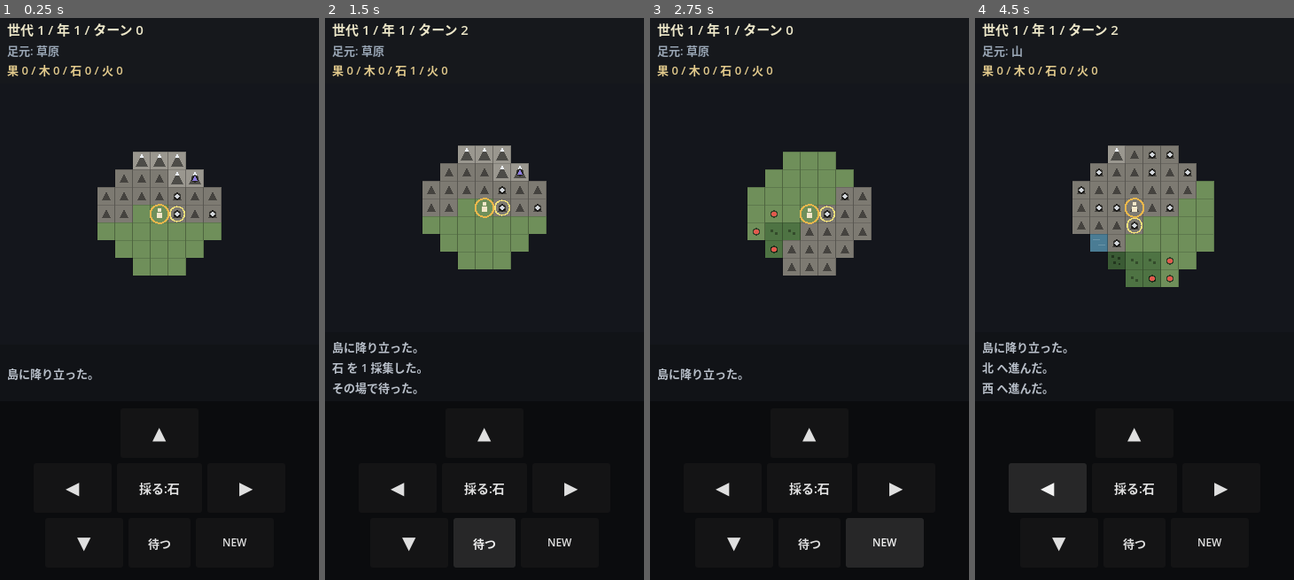
Above: before the commit, frames 1-4 (left to right).
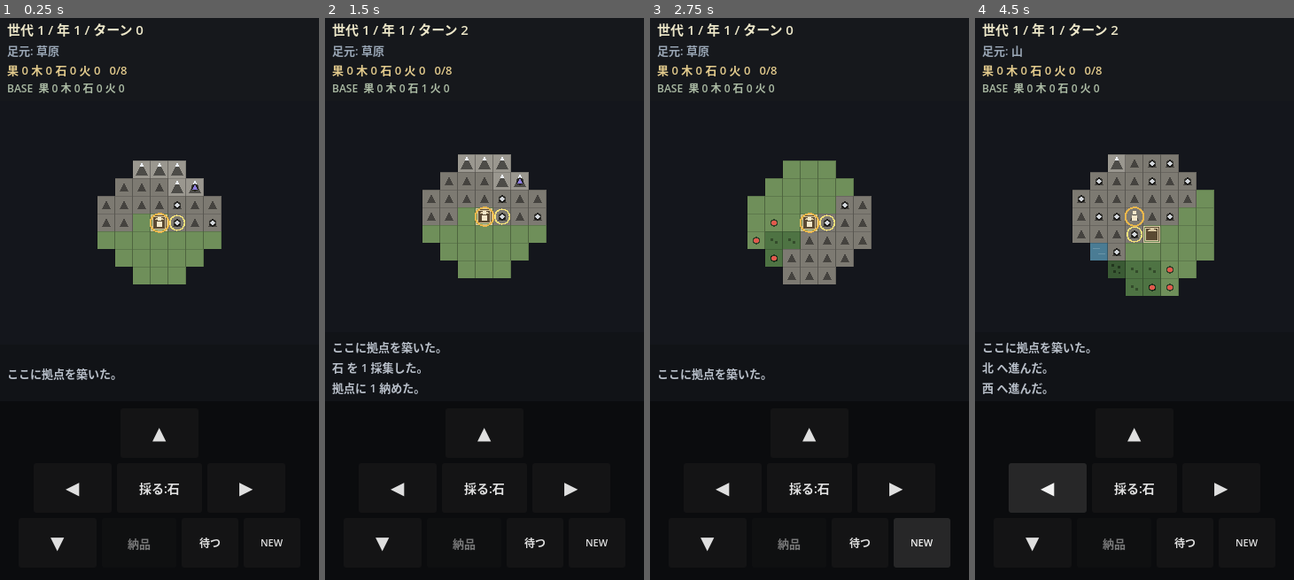
Above: after the commit, the same moments.

Repository: oraganohatake-bot/ancestors-game
Game: Godot game, scene res://scenes/Main.tscn
Two runs of this game, one before a commit and one after it. Both use one fixed random seed, a clock stepped at 60 frames per second and the inputs below.
Inputs (mouse positions are in pixels of both pictures, inside the frame that each line leads up to):
- Up to frame 1 (0.25 s): no input
- Up to frame 2 (1.5 s): click "採る:石" at 0.5 s; click (465, 540) at 1.25 s, where only the run after the commit has a clickable "納品:1"
- Up to frame 3 (2.75 s): click "NEW" at 2 s
- Up to frame 4 (4.5 s): click "NEW" at 2.75 s; click "▲" at 3.5 s; click "◀" at 4.25 s

The runs differ from the first frame. In frame 1, 4.2% of the frame differs, in the area x 2-89%, y 8-95%; in frame 2, 4.7%; in frame 3, 4.8%; in frame 4, 5.0%.

Commit message:
Add Godot Phase 2B: BASE, deposit, carry capacity
探索 → 採集 → BASEへ戻る → 納品 → 再探索 の往復ループを成立させる。
CAMP・人口・労働者・集落資源圧・regrow はまだ入れない。

- SettlementSystem: 拠点と備蓄。Phase 2B では BASE 1件だが、最初から
  { type, position, storage } の配列で持ち、Phase 2C で CAMP を append
  するだけで済む形にした。備蓄は Main.gd ではなく拠点データ側が持つ
- BASE: 新規ゲームの開始地点をそのまま拠点にする。往復の起点になる
- 所持上限 CARRY_CAPACITY=8 (種別ではなく総個数)。満杯では採集不可・
  ボタンは「満杯」で無効化し、空振りでターンを消費しない
- 納品: BASE 上かつ所持品ありのときだけ成功し、全量を備蓄へ移して1ターン
  消費する。拠点外/手ぶらの空振りではターンを消費しない
- 表示: 拠点は二重枠+屋根の記号 (プレイヤーが上に立っても外周が見える)。
  HUD にインベントリ "果 3 木 2 石 2 火 1  8/8" と BASE 備蓄の1行を追加
- 操作: 「納品」ボタン + Q キー
- PlayerController: place_at() が霧を消していたのをやめ、reset_fog() に分離。
  「プレイヤーを置く」と「新規ゲームで霧をリセット」は別の操作なので、
  移動系の用途で place_at を呼ぶと探索記憶が消える事故を防ぐ

HTML 版は引き続き未変更。

Co-Authored-By: Claude Opus 4.8 <noreply@anthropic.com>

Diff:
--- a/godot/project.godot
+++ b/godot/project.godot
@@ -58,6 +58,11 @@
 "events": [Object(InputEventKey,"resource_local_to_scene":false,"resource_name":"","device":-1,"window_id":0,"alt_press …(190 unchanged characters)…
 ]
 }
+deposit={
+"deadzone": 0.2,
+"events": [Object(InputEventKey,"resource_local_to_scene":false,"resource_name":"","device":-1,"window_id":0,"alt_pressed":false,"shift_pressed":false,"ctrl_pressed":false,"meta_pressed":false,"pressed":false,"keycode":81,"physical_keycode":0,"key_label":0,"unicode":0,"location":0,"echo":false,"script":null)
+]
+}
 wait_turn={
 "deadzone": 0.2,
 "events": [Object(InputEventKey,"resource_local_to_scene":false,"resource_name":"","device":-1,"window_id":0,"alt_press …(190 unchanged characters)…
--- a/godot/scenes/Main.tscn
+++ b/godot/scenes/Main.tscn
@@ -66,6 +66,13 @@
 theme_override_colors/font_color = Color(0.886, 0.792, 0.549, 1)
 theme_override_font_sizes/font_size = 13
 text = "果 0 / 木 0 / 石 0 / 火 0"
+
+[node name="StorageLabel" type="Label" parent="Root/TopHud/HudRows"]
+unique_name_in_owner = true
+layout_mode = 2
+theme_override_colors/font_color = Color(0.667, 0.729, 0.639, 1)
+theme_override_font_sizes/font_size = 12
+text = "BASE  果 0 木 0 石 0 火 0"
 
 [node name="MapFrame" type="PanelContainer" parent="Root"]
 unique_name_in_owner = true
@@ -163,16 +170,23 @@
 theme_override_font_sizes/font_size = 20
 text = "▼"
 
+[node name="BtnDeposit" type="Button" parent="Root/Controls/Pad/RowDown"]
+unique_name_in_owner = true
+custom_minimum_size = Vector2(84, 56)
+layout_mode = 2
+theme_override_font_sizes/font_size = 13
+text = "納品"
+
 [node name="BtnWait" type="Button" parent="Root/Controls/Pad/RowDown"]
 unique_name_in_owner = true
-custom_minimum_size = Vector2(70, 56)
+custom_minimum_size = Vector2(64, 56)
 layout_mode = 2
-theme_override_font_sizes/font_size = 13
+theme_override_font_sizes/font_size = 12
 text = "待つ"
 
 [node name="BtnNewGame" type="Button" parent="Root/Controls/Pad/RowDown"]
 unique_name_in_owner = true
-custom_minimum_size = Vector2(88, 56)
+custom_minimum_size = Vector2(64, 56)
 layout_mode = 2
-theme_override_font_sizes/font_size = 12
+theme_override_font_sizes/font_size = 11
 text = "NEW"
--- a/godot/scripts/Main.gd
+++ b/godot/scripts/Main.gd
@@ -26,6 +26,7 @@
 var turn_system := TurnSystem.new()
 var player := PlayerController.new()
 var resources := ResourceSystem.new()
+var settlements := SettlementSystem.new()
 
 var tiles: Array = []
 var log_lines: Array[String] = []
@@ -35,8 +36,10 @@
 @onready var status_label: Label = %StatusLabel
 @onready var terrain_label: Label = %TerrainLabel
 @onready var inventory_label: Label = %InventoryLabel
+@onready var storage_label: Label = %StorageLabel
 @onready var log_label: Label = %LogLabel
 @onready var btn_gather: Button = %BtnGather
+@onready var btn_deposit: Button = %BtnDeposit
 
 func _ready() -> void:
 	# 方向ボタン: 押しっぱなしでの連打は Phase 1 では不要 (1タップ1マス)
@@ -46,6 +49,7 @@
 	%BtnRight.pressed.connect(_on_move_pressed.bind("right"))
 	%BtnWait.pressed.connect(_on_wait_pressed)
 	%BtnGather.pressed.connect(_on_gather_pressed)
+	%BtnDeposit.pressed.connect(_on_deposit_pressed)
 	%BtnNewGame.pressed.connect(new_game)
 	# SubViewportContainer.stretch = true なので SubViewport は
 	# コンテナサイズに自動追従する (端末ごとの縦横比はここで吸収される)。
@@ -58,11 +62,16 @@
 	resources.generate(tiles, seed_value)
 	resources.reset_inventory()
 	turn_system.reset()
-	player.place_at(map_gen.find_spawn(tiles))
+	# 開始地点をそのまま BASE にする。ここが往復の起点になる。
+	var spawn := map_gen.find_spawn(tiles)
+	settlements.reset()
+	settlements.create_base(spawn)
+	player.reset_fog()
+	player.place_at(spawn)
 	player.reveal(tiles)
 	log_lines.clear()
-	_add_log("島に降り立った。")
-	map_view.setup(tiles, player, resources)
+	_add_log("ここに拠点を築いた。")
+	map_view.setup(tiles, player, resources, settlements)
 	_refresh()
 
 # ── 入力 ─────────────────────────────────────────────────────────
@@ -77,6 +86,9 @@
 	if event.is_action_pressed("gather"):
 		_on_gather_pressed()
 		get_viewport().set_input_as_handled()
+	elif event.is_action_pressed("deposit"):
+		_on_deposit_pressed()
+		get_viewport().set_input_as_handled()
 	elif event.is_action_pressed("wait_turn"):
 		_on_wait_pressed()
 		get_viewport().set_input_as_handled()
@@ -100,6 +112,11 @@
 ## 採集。足元→隣接の順に探し、見つかればターンを消費する。
 ## 何も無ければターンは進めない (空振りでターンを損しない)。
 func _on_gather_pressed() -> void:
+	# 上限チェックを先に行う。持てないのにターンだけ減るのを防ぐ。
+	if resources.is_full():
+		_add_log("持ちきれない。拠点へ戻ろう。")
+		_refresh()
+		return
 	var target = resources.find_gather_target(player.grid_x, player.grid_y)
 	if target == null:
 		_add_log("近くに採集できるものがない。")
@@ -115,6 +132,25 @@
 	_add_log("%s を %d 採集した。" % [label, got["amount"]])
 	if got["depleted"]:
 		_add_log("ここは採り尽くした。")
+	if resources.is_full():
+		_add_log("もう持てない。")
+	_refresh()
+
+## 納品。BASE の上にいて、かつ所持品がある場合のみ成功しターンを消費する。
+func _on_deposit_pressed() -> void:
+	var settlement := settlements.settlement_at(player.grid_x, player.grid_y)
+	if settlement.is_empty():
+		_add_log("ここは拠点ではない。")
+		_refresh()
+		return
+	if resources.carried_total() <= 0:
+		_add_log("納めるものがない。")
+		_refresh()
+		return
+	var taken := resources.take_all()
+	var total := settlements.deposit(settlement, taken)
+	turn_system.advance_turn()
+	_add_log("拠点に %d 納めた。" % total)
 	_refresh()
 
 func _on_wait_pressed() -> void:
@@ -130,6 +166,7 @@
 	map_view.gather_target = target
 	map_view.queue_redraw()
 	_update_gather_button(target)
+	_update_deposit_button()
 	# プレイヤー中心カメラ (マップは画面に収まらないのでスクロールさせる)
 	map_camera.position = Vector2(
 		player.grid_x * MapView.TILE_PX + MapView.TILE_PX * 0.5,
@@ -137,11 +174,16 @@
 	status_label.text = turn_system.status_text()
 	terrain_label.text = "足元: %s" % _terrain_name(tiles[player.grid_y][player.grid_x])
 	inventory_label.text = resources.inventory_text()
+	storage_label.text = settlements.storage_text(settlements.get_base())
 	log_label.text = "\n".join(log_lines)
 
 ## 採れるものが無いときはボタンを無効化する。
 ## 「押せるのに何も起きない」を無くしてスマホでの空タップを減らす。
 func _update_gather_button(target) -> void:
+	if resources.is_full():
+		btn_gather.disabled = true
+		btn_gather.text = "満杯"
+		return
 	if target == null:
 		btn_gather.disabled = true
 		btn_gather.text = "採る"
@@ -150,6 +192,14 @@
 	var node := resources.node_at(target.x, target.y)
 	var type: String = node.get("type", "")
 	btn_gather.text = "採る:%s" % ResourceSystem.SHORT_LABELS.get(type, "?")
+
+## 納品ボタン: BASE 上かつ所持品ありのときだけ押せる。
+func _update_deposit_button() -> void:
+	var on_base := settlements.has_settlement_at(player.grid_x, player.grid_y)
+	var carrying := resources.carried_total()
+	var can_deposit := on_base and carrying > 0
+	btn_deposit.disabled = not can_deposit
+	btn_deposit.text = "納品:%d" % carrying if can_deposit else "納品"
 
 func _add_log(line: String) -> void:
 	log_lines.append(line)
--- a/godot/scripts/MapView.gd
+++ b/godot/scripts/MapView.gd
@@ -39,16 +39,21 @@
 	ResourceSystem.FLINT: Color("8d7ce0"),
 }
 const COLOR_TARGET_RING := Color("f5e27a")  # 採集できる資源の強調
+const COLOR_BASE := Color("d9c9a3")         # 拠点の枠 (地形より明るく)
+const COLOR_BASE_FILL := Color("5a4a33")    # 拠点の土台
 
 var tiles: Array = []
 var player: PlayerController = null
 var resources: ResourceSystem = null
+var settlements: SettlementSystem = null
 var gather_target = null                    # Vector2i or null
 
-func setup(p_tiles: Array, p_player: PlayerController, p_resources: ResourceSystem) -> void:
+func setup(p_tiles: Array, p_player: PlayerController, p_resources: ResourceSystem,
+		p_settlements: SettlementSystem) -> void:
 	tiles = p_tiles
 	player = p_player
 	resources = p_resources
+	settlements = p_settlements
 	queue_redraw()
 
 func _draw() -> void:
@@ -70,6 +75,7 @@
 			_draw_resource(x, y)
 			draw_rect(r, COLOR_GRID, false, 1.0)
 
+	_draw_settlements()
 	_draw_gather_target()
 	_draw_player()
 
@@ -144,6 +150,29 @@
 				Vector2(cx, cy - 3.5), Vector2(cx + 3, cy + 2.5),
 				Vector2(cx - 3, cy + 2.5)]), col)
 
+## 拠点 (BASE)。小屋を思わせる「四角 + 屋根」の記号で描く。
+## プレイヤーと重なっても分かるよう、タイル全体の枠として描き、
+## プレイヤーより先に (下に) 置く。
+func _draw_settlements() -> void:
+	if settlements == null:
+		return
+	for s in settlements.settlements:
+		var p: Vector2i = s["position"]
+		if not player.is_explored(p.x, p.y):
+			continue
+		var ox := p.x * TILE_PX
+		var oy := p.y * TILE_PX
+		# 土台: タイルを塗り替えて「ここは拠点」と分かるようにする
+		draw_rect(Rect2(ox + 2, oy + 2, TILE_PX - 4, TILE_PX - 4), COLOR_BASE_FILL, true)
+		# 外枠の二重線 (プレイヤーが上に立っても外周は見える)
+		draw_rect(Rect2(ox + 1, oy + 1, TILE_PX - 2, TILE_PX - 2), COLOR_BASE, false, 1.0)
+		draw_rect(Rect2(ox + 3, oy + 3, TILE_PX - 6, TILE_PX - 6), COLOR_BASE, false, 1.0)
+		# 屋根: 上辺の三角
+		draw_colored_polygon(PackedVector2Array([
+			Vector2(ox + TILE_PX * 0.5, oy + 2),
+			Vector2(ox + TILE_PX - 4, oy + 7),
+			Vector2(ox + 4, oy + 7)]), COLOR_BASE)
+
 ## 今まさに採れる資源を囲む。「採集ボタンが何に効くか」を迷わせない。
 func _draw_gather_target() -> void:
 	if gather_target == null:
--- a/godot/scripts/PlayerController.gd
+++ b/godot/scripts/PlayerController.gd
@@ -17,9 +17,14 @@
 ## 探索済みタイル。キー "x,y" → true。将来のセーブに載せやすい素の辞書で持つ。
 var explored: Dictionary = {}
 
+## プレイヤーを指定タイルへ置く。探索済みの記憶は消さない。
+## (新規ゲームで霧をリセットしたい場合は reset_fog() を別途呼ぶ)
 func place_at(pos: Vector2i) -> void:
 	grid_x = pos.x
 	grid_y = pos.y
+
+## 探索済みの記憶を消す。新規ゲーム開始時のみ使う。
+func reset_fog() -> void:
 	explored.clear()
 
 ## 指定方向へ移動できるか。マップ外と海はブロックする。
--- a/godot/scripts/ResourceSystem.gd
+++ b/godot/scripts/ResourceSystem.gd
@@ -52,6 +52,10 @@
 }
 
 const GATHER_AMOUNT := 1                 # 1回の採集で得られる量 (Canvas版 gatherAmount)
+
+## プレイヤーの所持上限。資源種別ごとではなく「総個数」で判定する。
+## これがあることで BASE へ戻る動機が生まれる (Phase 2B の要)。
+const CARRY_CAPACITY := 8
 
 ## 資源ノード。キー "x,y" → { type, remaining, max_remaining, regrow_timer }
 var nodes: Dictionary = {}
@@ -136,8 +140,29 @@
 			return Vector2i(x, y)
 	return null
 
+## 所持している総個数。
+func carried_total() -> int:
+	var total := 0
+	for r in ORDER:
+		total += inventory.get(r, 0)
+	return total
+
+func is_full() -> bool:
+	return carried_total() >= CARRY_CAPACITY
+
+## 所持品を全て取り出して空にする。納品で使う。
+func take_all() -> Dictionary:
+	var taken := {}
+	for r in ORDER:
+		taken[r] = inventory.get(r, 0)
+	reset_inventory()
+	return taken
+
 ## 採集する。成功したら { type, amount, depleted } を返す。失敗なら空辞書。
+## 所持上限に達している場合は採集しない (呼び出し側でターンを消費させない)。
 func gather(x: int, y: int) -> Dictionary:
+	if is_full():
+		return {}
 	var key := "%d,%d" % [x, y]
 	if not nodes.has(key):
 		return {}
@@ -145,7 +170,10 @@
 	if node["remaining"] <= 0:
 		return {}
 	var type: String = node["type"]
-	var amount: int = mini(GATHER_AMOUNT, node["remaining"])
+	var space := CARRY_CAPACITY - carried_total()
+	var amount: int = mini(mini(GATHER_AMOUNT, node["remaining"]), space)
+	if amount <= 0:
+		return {}
 	node["remaining"] -= amount
 	inventory[type] = inventory.get(type, 0) + amount
 	var depleted: bool = node["remaining"] <= 0
@@ -159,4 +187,4 @@
 	var parts: Array[String] = []
 	for r in ORDER:
 		parts.append("%s %d" % [SHORT_LABELS[r], inventory.get(r, 0)])
-	return " / ".join(parts)
+	return "%s   %d/%d" % [" ".join(parts), carried_total(), CARRY_CAPACITY]
--- /dev/null
+++ b/godot/scripts/SettlementSystem.gd
@@ -0,0 +1,78 @@
+extends RefCounted
+class_name SettlementSystem
+##
+## 拠点 (BASE / 将来の CAMP) と、その備蓄 (Phase 2B)。
+##
+## Phase 2B では BASE ひとつだけ。ただしデータは最初から複数拠点の配列で持ち、
+## type で BASE/CAMP を区別する形にしてある。Phase 2C で CAMP を足すときに
+## この構造のまま append すれば済む (Main.gd 側の呼び出しも変えなくていい)。
+##
+## 拠点1件の形:
+##   { "type": "BASE", "position": Vector2i, "storage": { fruit:0, wood:0, ... } }
+##
+## Phase 2B で入れないもの (意図的):
+##   - CAMP の設置コスト/条件      … Phase 2C
+##   - 人口・労働者・消費          … 拠点が資源を「使う」のは人口が入ってから
+##   - 集落資源圧による周辺枯渇    … 同上
+
+const TYPE_BASE := "BASE"
+const TYPE_CAMP := "CAMP"
+
+## 拠点リスト。Phase 2B では BASE 1件のみ。
+var settlements: Array[Dictionary] = []
+
+func reset() -> void:
+	settlements.clear()
+
+## 拠点を作る。備蓄は全資源種を 0 で初期化しておく (キー欠けを気にしなくて済む)。
+func add_settlement(type: String, position: Vector2i) -> Dictionary:
+	var storage := {}
+	for r in ResourceSystem.ORDER:
+		storage[r] = 0
+	var s := {"type": type, "position": position, "storage": storage}
+	settlements.append(s)
+	return s
+
+## ゲーム開始時の BASE を作る。
+func create_base(position: Vector2i) -> Dictionary:
+	return add_settlement(TYPE_BASE, position)
+
+## その座標にある拠点。無ければ空辞書。
+func settlement_at(x: int, y: int) -> Dictionary:
+	for s in settlements:
+		var p: Vector2i = s["position"]
+		if p.x == x and p.y == y:
+			return s
+	return {}
+
+func has_settlement_at(x: int, y: int) -> bool:
+	return not settlement_at(x, y).is_empty()
+
+## 最初の BASE。Phase 2B では常にこれ1件。
+func get_base() -> Dictionary:
+	for s in settlements:
+		if s["type"] == TYPE_BASE:
+			return s
+	return {}
+
+## 拠点へ資源を積む。実際に積んだ合計個数を返す。
+func deposit(settlement: Dictionary, amounts: Dictionary) -> int:
+	var total := 0
+	var storage: Dictionary = settlement["storage"]
+	for r in amounts:
+		var n: int = amounts[r]
+		if n <= 0:
+			continue
+		storage[r] = storage.get(r, 0) + n
+		total += n
+	return total
+
+## HUD 用の1行表示。スマホの縦を圧迫しないよう短い記号で並べる。
+func storage_text(settlement: Dictionary) -> String:
+	if settlement.is_empty():
+		return ""
+	var storage: Dictionary = settlement["storage"]
+	var parts: Array[String] = []
+	for r in ResourceSystem.ORDER:
+		parts.append("%s %d" % [ResourceSystem.SHORT_LABELS[r], storage.get(r, 0)])
+	return "BASE  " + " ".join(parts)
Not shown, added: godot/scripts/SettlementSystem.gd.uid
